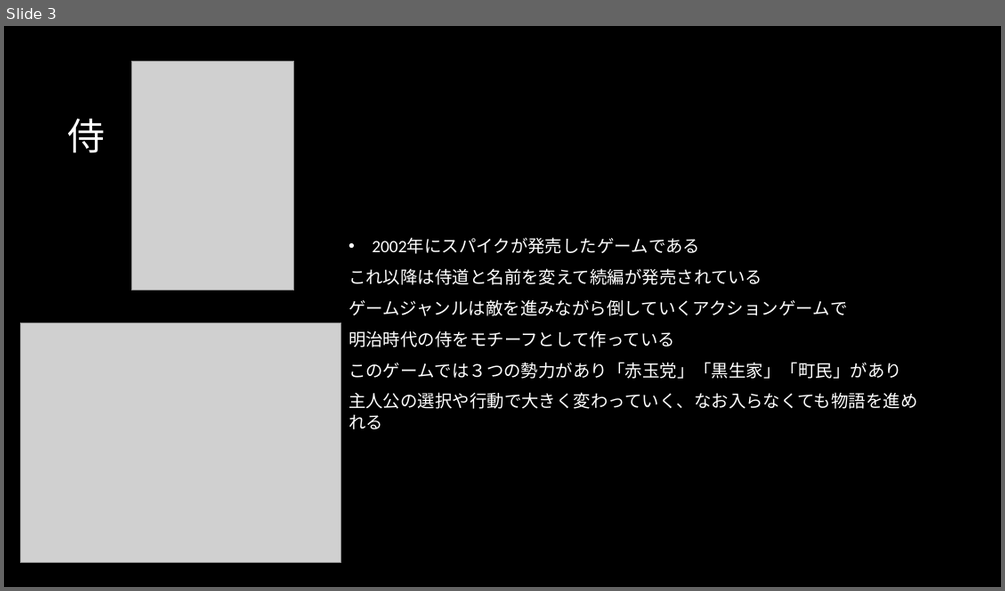
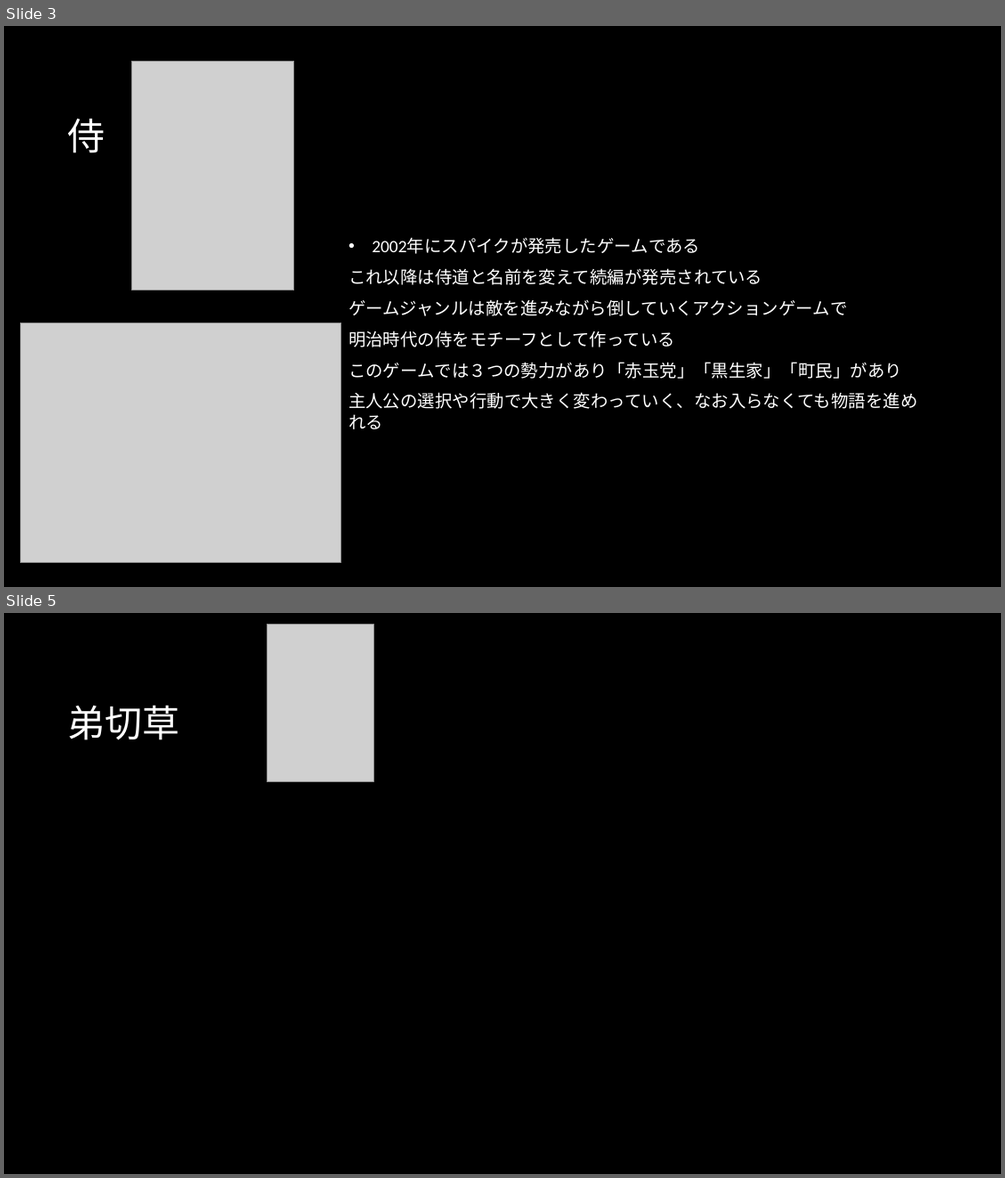
Before and after one commit to oreda1/gameproject, a slide deck: ゲーム会社プレゼン.pptx. Shown one above the other, each under a label of ours: slide 3 before the commit, slides 3 and 5 after it; the slides between them are not shown. The pictures are 1005x591 and 1005x1178 pixels, drawn with LibreOffice and Linux fonts; fonts in the diff are those of the drawing; grey boxes stand for pictures; background and template pictures are left out. Boxes give left, top, right and bottom in pixels: in the first picture for what was removed or moved away, otherwise in the second. Text is boxed around its words. In the diff, an @@ line names an element or a change of style, - is before the commit and + after.

```diff
--- a/ゲーム会社プレゼン.pptx
+++ b/ゲーム会社プレゼン.pptx
@@ slide 5 added at box(4, 613, 1001, 1174), background picture (left out) @@
@@ picture added at box(267, 625, 373, 782) @@
@@ title added at box(67, 705, 179, 740), 36 pt, text #FFFFFF @@
+弟切草
```
Also in this commit, not shown: 1 slide changed, 21 other files.
